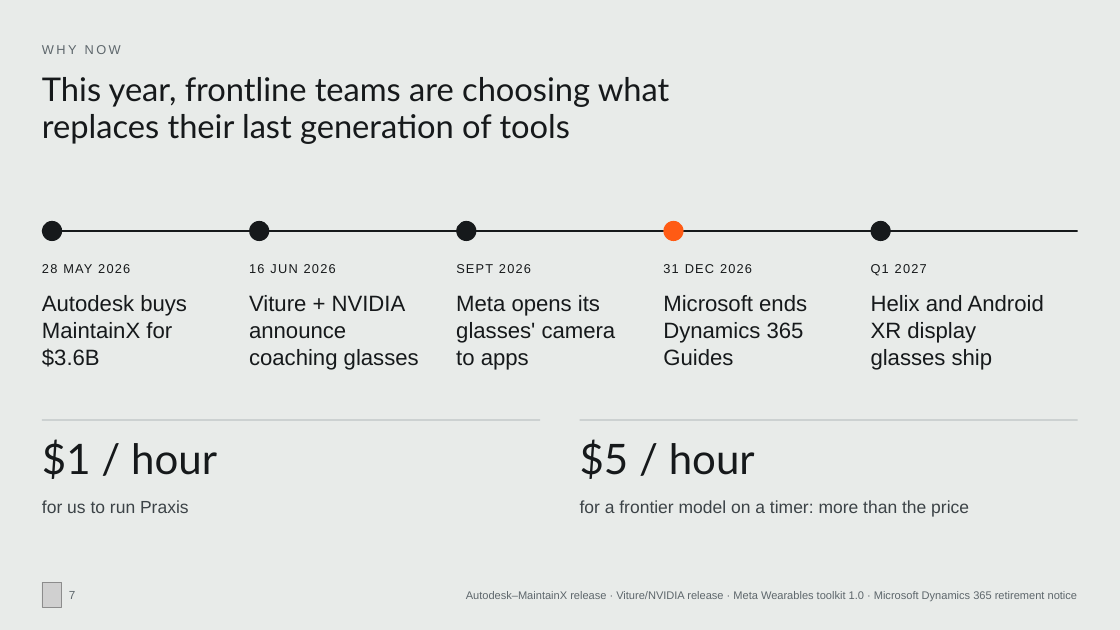
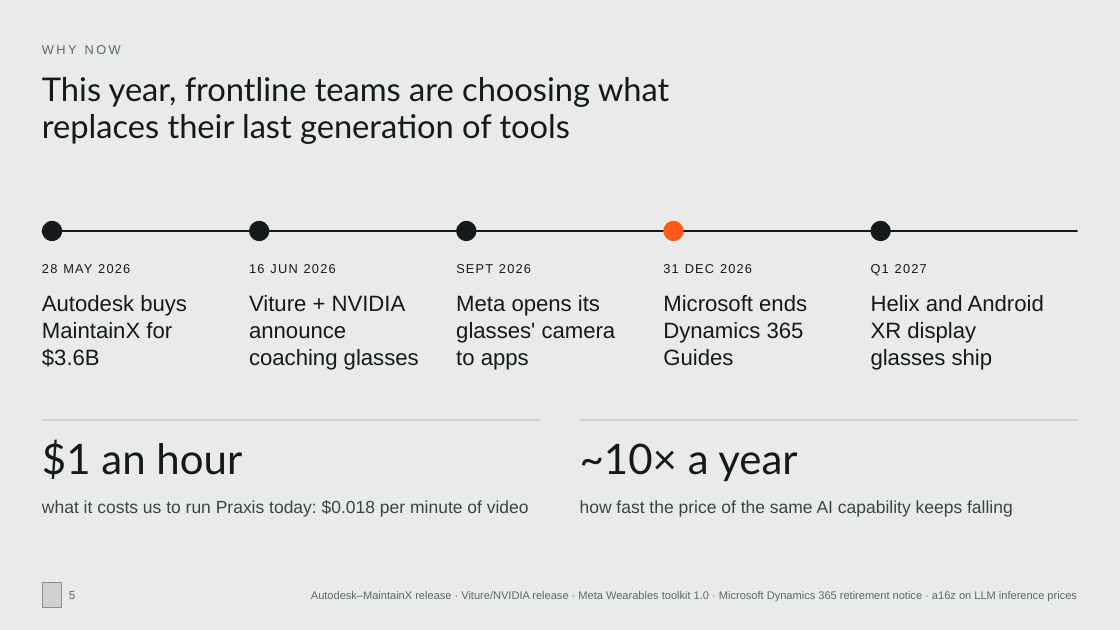
Before and after one commit to MonishSaravana/praxis, a slide deck: slide 5 of deck/Praxis_SAH_Oct2026.pptx (slide 7 before the commit). Drawn at 1120x630 pixels with LibreOffice and Linux fonts; fonts in the diff are those of the drawing; grey boxes stand for pictures. Boxes give left, top, right and bottom in pixels: in the first picture for what was removed or moved away, otherwise in the second. Text is boxed around its words. In the diff, an @@ line names an element or a change of style, - is before the commit and + after.

```diff
--- a/deck/Praxis_SAH_Oct2026.pptx
+++ b/deck/Praxis_SAH_Oct2026.pptx
@@ text at (x1=42, y1=439, x2=242, y2=479): text changed @@
-$1 / hour
+$1 an hour
@@ text at (x1=580, y1=443, x2=797, y2=482): text changed @@
-$5 / hour
+~10× a year
@@ text at (x1=42, y1=500, x2=529, y2=517): text changed @@
-for us to run Praxis
+what it costs us to run Praxis today: $0.018 per minute of video
@@ text at (x1=580, y1=500, x2=1013, y2=517): text changed @@
-for a frontier model on a timer: more than the price
+how fast the price of the same AI capability keeps falling
@@ page number at (x1=69, y1=591, x2=75, y2=599): text changed @@
-7
+5
@@ text at (x1=311, y1=591, x2=1076, y2=601): text changed @@
-Autodesk–MaintainX release · Viture/NVIDIA release · Meta Wearables toolkit 1.0 · Microsoft Dynamics 365 retirement notice
+Autodesk–MaintainX release · Viture/NVIDIA release · Meta Wearables toolkit 1.0 · Microsoft Dynamics 365 retirement notice · a16z on LLM inference prices
```
Also in this commit, not shown: 17 other slides changed, 3 slides added, 2 slides removed, 51 other files.
